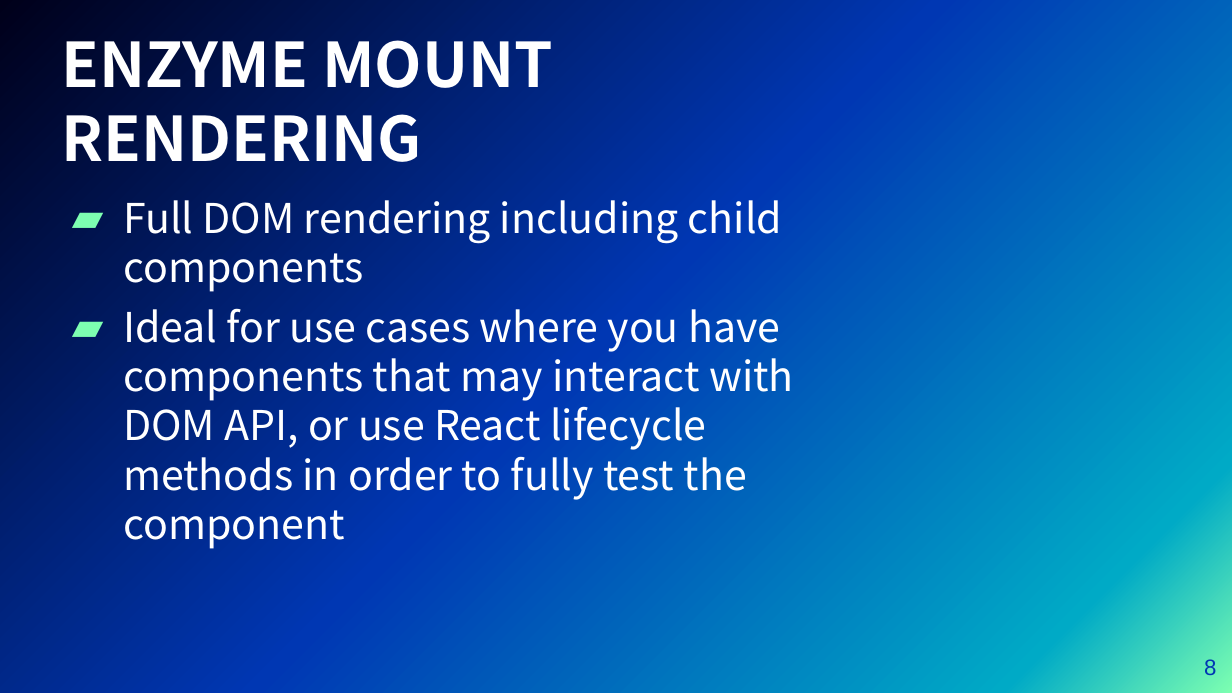
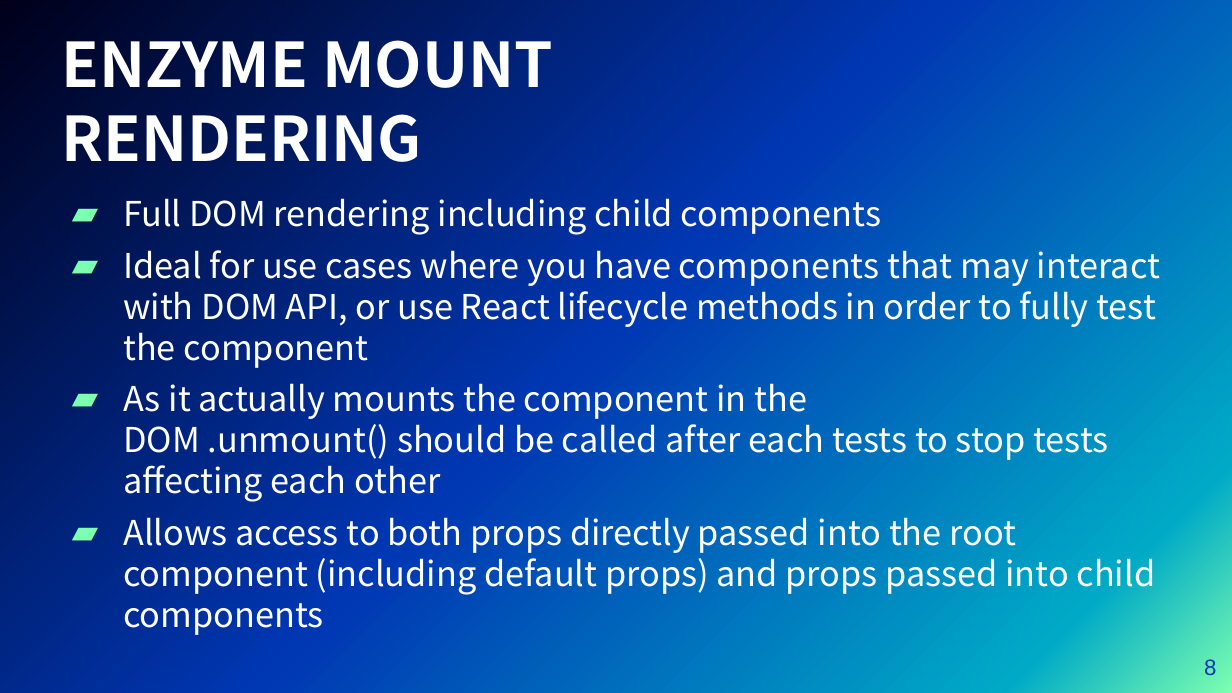
Before and after one commit to meinhh/component-testing-demo, a slide deck: slide 8 of presentation.pptx. Drawn at 1232x693 pixels with LibreOffice and Linux fonts; fonts in the diff are those of the drawing; background and template pictures are left out. Boxes give left, top, right and bottom in pixels: in the first picture for what was removed or moved away, otherwise in the second. Text is boxed around its words. In the diff, an @@ line names an element or a change of style, - is before the commit and + after.

Commit message:
pptx

```diff
--- a/presentation.pptx
+++ b/presentation.pptx
@@ text at (x1=123, y1=198, x2=1160, y2=368): size 24 to 20 pt in "Full DOM rendering including child components", "Ideal for use cases where you have ..." @@
@@ text at (x1=123, y1=383, x2=1156, y2=635): paragraphs added @@
+▰ As it actually mounts the component in the DOM .unmount() should be called after each tests to stop tests affecting each other
+▰ Allows access to both props directly passed into the root component (including default props) and props passed into child components
```
Also in this commit, not shown: 2 other slides changed.
